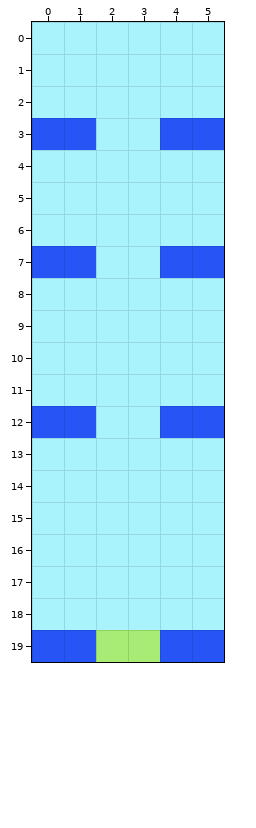
Tiled map (JSON) -- assets/tilemaps/TestMap.json. The picture above is the old version.
Cells are 120x120 px. Shown: x 0..5, y 0..19.
After the commit:
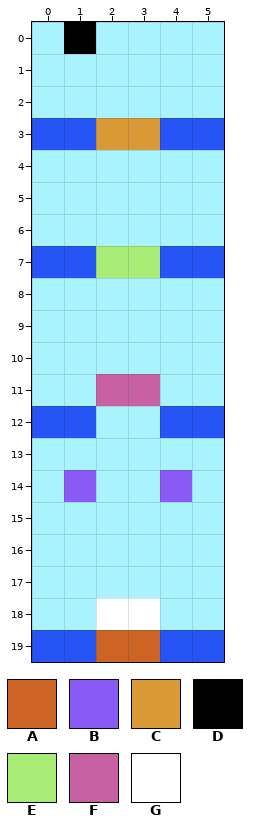
Key: from "TestTiles": A 0, B 2, C 3, D 4, E 7, F 8, G 9.
_ is an empty cell, . an unchanged one.
Tiles of an added or newly shown layer are drawn over the layers below it.
What changed:
--- layer "Tile Layer 2"
@@ x 2..3 @@
-19 EE
+19 AA
--- layer "Tile Layer 3" (added)
@@ x 1..1 @@
- 0 _
+ 0 D
@@ x 2..3 @@
- 3 __
+ 3 CC
@@ x 2..3 @@
- 7 __
+ 7 EE
@@ x 2..3 @@
-11 __
+11 FF
@@ x 1..4 @@
-14 _.._
+14 B..B
@@ x 2..3 @@
-18 __
+18 GG
Changed places in both pictures, as pixel boxes (x1, y1, x2, y2):
added: (64, 22, 96, 54)
added: (96, 118, 160, 150)
added: (96, 246, 160, 278)
added: (96, 374, 160, 406)
added: (64, 470, 96, 502)
added: (160, 470, 192, 502)
changed: (96, 598, 160, 662)
